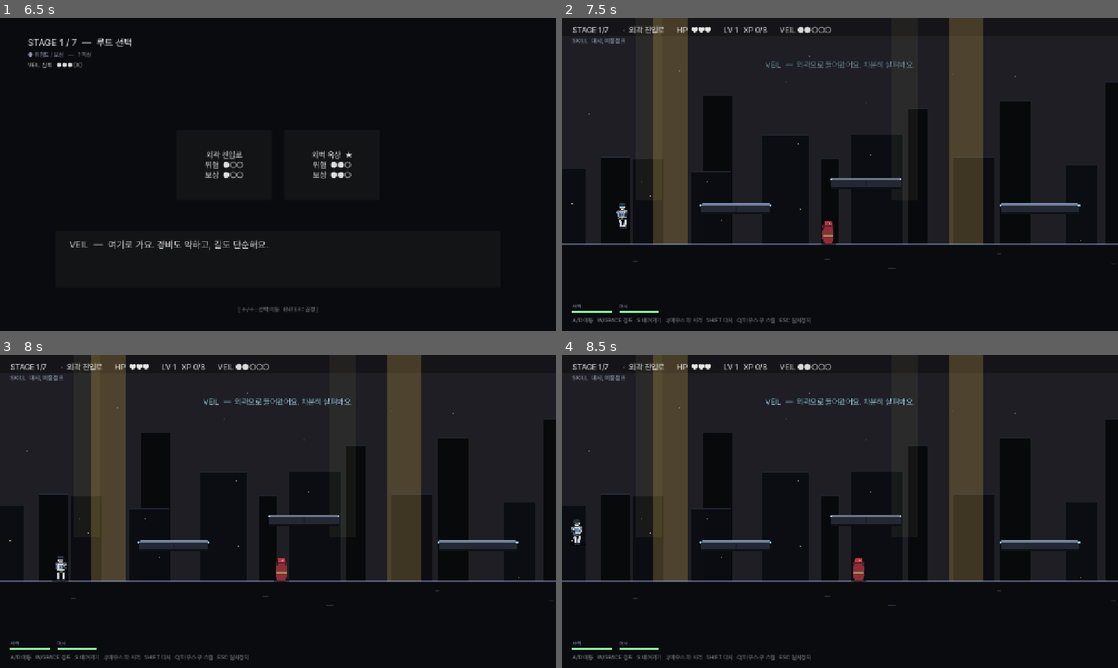
Above: before the commit, frames 1-4 (two rows, left to right).
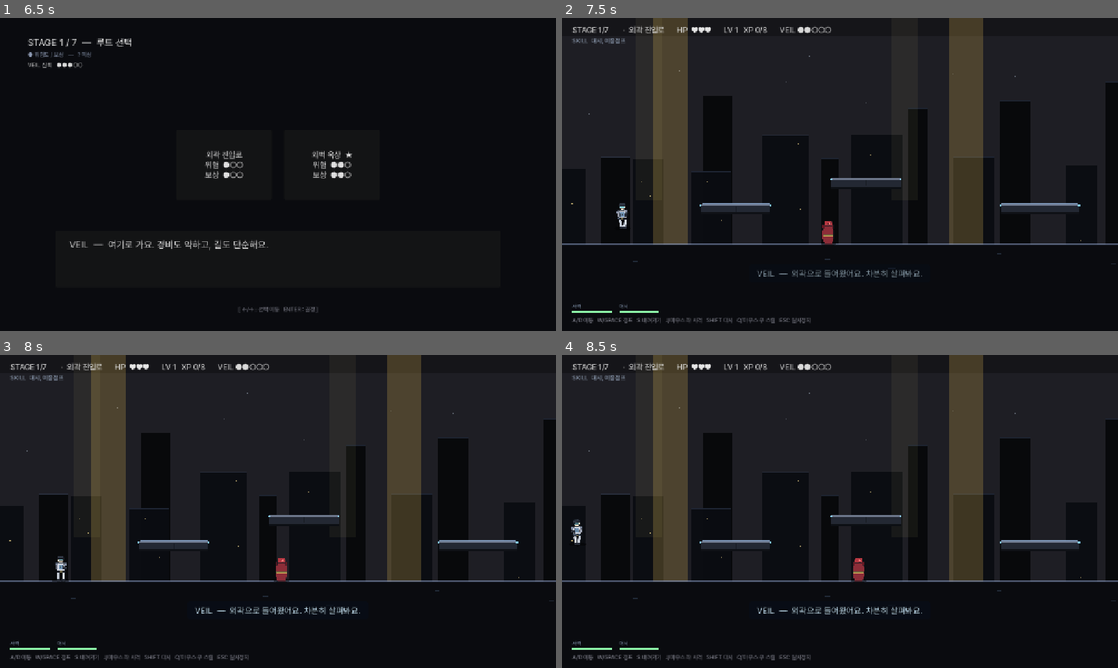
Above: after the commit, the same moments.

Repository: soomin007/EyesOnYou
Game: Godot game, scene res://scenes/main.tscn
Two runs of this game, one before a commit and one after it. Both use one fixed random seed, a clock stepped at 60 frames per second and the inputs below.
Inputs (mouse positions are in pixels of both pictures, inside the frame that each line leads up to):
- Up to frame 1 (6.5 s): click "게임 시작" at 0.5 s; click "일반 모드" at 1.25 s; click "바로 시작" at 2 s; tap Enter (ui_accept) at 2.75, 4.25, 5.75 s; move the mouse to (400, 158) at 2.77 s; press the mouse at (400, 158) at 2.78 s; hold D (move_right) 2.78-4.28 s; tap W (jump) at 3.02, 3.77, 5.27, 6.02 s; move the mouse to (166, 190) at 3.52 s; release the mouse at (166, 190) at 3.53 s; tap Shift (dash) at 3.6 s; move the mouse to (333, 105) at 4.27 s; hold A (move_left) 4.28-5.03 s; tap Q at 4.35 s; move the mouse to (250, 237) at 5.02 s; hold D (move_right) from 5.03 s (still down); tap E at 5.1 s; click (250, 237) at 5.17 s; move the mouse to (444, 221) at 5.77 s; tap Space at 5.85 s
- Up to frame 2 (7.5 s): release D (move_right) at 6.5 s; click "외곽 진입로 위험 ●○○ 보상 ●○○" at 6.5 s; click "확인" at 7.25 s
- Up to frame 3 (8 s): no input
- Up to frame 4 (8.5 s): move the mouse to (673, 464) at 8.02 s; hold A (move_left) from 8.03 s (still down); tap J at 8.1 s; tap W (jump) at 8.27 s

Frame 1 is identical in both runs. In frame 2, 0.6% of the frame differs, in the area x 35-65%, y 13-83%; in frame 3, 0.7%; in frame 4, 0.7%.

Commit message:
fix(playtest): 보스 자폭 무적 · 설정창 포커스 · VEIL 자막 가시성
- BossSentinel: 자폭 카운트다운 중 무적(take_damage 조기 return) — 잔탄에
  즉사해 자폭 시퀀스가 안 보이던 문제 해결. 처치는 카운트다운 종료 →
  _detonate → _die로만. HP_SELF_DESTRUCT 1→5(스토리 2), 동시 즉사 방지 버퍼.
- Settings: 탭 전환 시 새 탭 첫 컨트롤로 포커스 이동 — 디버그/AV/접근성 탭
  키보드 네비 복구 + 뒤 메뉴 입력 누수 차단(_process 포커스 가드).
- Stage: VEIL 자막 상단→하단 중앙 재배치 + 반투명 pill 배경 + 폰트 20.

Co-Authored-By: Claude Opus 4.8 (1M context) <noreply@anthropic.com>

Diff:
--- a/scripts/BossSentinel.gd
+++ b/scripts/BossSentinel.gd
@@ -14,7 +14,8 @@
 const HP_MAX: int = 24
 const HP_PHASE2: int = 16  # 이 값 이하 들어오면 P2
 const HP_PHASE3: int = 8   # 이 값 이하 들어오면 P3
-const HP_SELF_DESTRUCT: int = 1  # 이 값 이하 시 자폭 카운트다운 시작
+const HP_SELF_DESTRUCT: int = 5  # 이 값 이하 시 자폭 카운트다운 시작 (버퍼 — 잔탄에 즉사 방지, 자폭 시퀀스 보장)
+const HP_SELF_DESTRUCT_STORY: int = 2  # 스토리 보스(HP 8)는 더 낮게 — 충분히 싸운 뒤 자폭
 # 스토리 모드 — P2/P3 스킵, 자폭 트리거까지 짧게.
 const HP_MAX_STORY: int = 8
 const PHASE_FREEZE_DURATION: float = 1.2  # 페이즈 전환 시 정지 + 무적 시간
@@ -298,20 +299,27 @@
 	# 페이즈 전환 동안은 무적 — 플레이어가 페이즈 연출을 인지할 시간 보장.
 	if phase_freeze_t > 0.0:
 		return
+	# 자폭 카운트다운 중에는 무적 — 이미 날아오던 총알/연사에 즉사시키지 않고 자폭 시퀀스를
+	# 끝까지 보여준다. (이전엔 자폭 진입 직후 잔탄에 맞아 카운트다운이 안 보이고 바로 처치되던
+	# 문제 — 사용자 보고. 처치는 카운트다운 종료 → _detonate → _die로만 일어남.)
+	if self_destruct_active:
+		return
 	hp = max(0, hp - amount)
 	_flash_hit()
 	if hp > 0:
 		SfxPlayer.play_at("boss_hurt", global_position)
 	# 페이즈 전환 검사 — 자폭 진입 후에는 페이즈 재전환 안 함.
-	if not story_simplified and not self_destruct_active:
+	if not story_simplified:
 		if phase < 2 and hp <= HP_PHASE2:
 			_transition_to(2)
 		elif phase < 3 and hp <= HP_PHASE3:
 			_transition_to(3)
-	# 자폭 트리거 (HP 1 이하) — 이미 진행 중이면 재진입 안 함.
-	if not self_destruct_active and hp <= HP_SELF_DESTRUCT:
+	# 자폭 트리거 — HP 임계 이하로 떨어지면 카운트다운 시작. 버퍼(HP_SELF_DESTRUCT)를 둬
+	# 트리거와 동시에 hp가 0이 되어 즉사하는 걸 방지. 진입하면 위 무적으로 항상 끝까지 자폭한다.
+	var sd_threshold: int = HP_SELF_DESTRUCT_STORY if story_simplified else HP_SELF_DESTRUCT
+	if hp <= sd_threshold:
 		_arm_self_destruct()
-	# 자폭 중 마지막 hp 깎이면 disarm 처치 — _die가 self_destruct_t < SELF_DESTRUCT_TIME 보고 알아서 분기.
+		return
 	if hp <= 0:
 		_die()
 
@@ -459,16 +467,13 @@
 	# 자폭으로 사망 처리
 	_die()
 
-# 플레이어가 자폭 카운트다운 안에 보스를 처치하면 _die가 호출되며 정상 클리어.
+# 자폭 진입 후에는 보스가 무적(take_damage 무시)이라, 처치는 카운트다운 종료 → _detonate → _die로만
+# 일어난다. 즉 _die 도달 시 항상 자폭 폭발이 끝난 상태. (이전엔 카운트다운 중 처치로 disarm되는
+# 경로가 있었으나, 잔탄에 자폭이 안 보이고 즉사하던 문제로 제거 — 사용자 보고.)
 func _die() -> void:
 	if dead:
 		return
 	dead = true
-	# 자폭 카운트다운 중에 처치 → 알람 해제 사운드. 자폭 폭발 후 _die면 disarm 부적절.
-	# self_destruct_t == 0이면 _arm 직후 즉사한 케이스, t < SELF_DESTRUCT_TIME이면 카운트다운 중.
-	# _detonate에서 _die가 호출되는 경우엔 t >= SELF_DESTRUCT_TIME이라 자동으로 분기됨.
-	if self_destruct_active and self_destruct_t < SELF_DESTRUCT_TIME:
-		SfxPlayer.play_at("boss_self_destruct_disarm", global_position)
 	SfxPlayer.play_at("boss_death", global_position)
 	# 보스가 죽으면 소환된 잔당도 함께 정리 — ARENA에 잔존 적이 남아 클리어 흐름이 어색해지는 것 방지.
 	for m in summoned_minions:
--- a/scripts/Settings.gd
+++ b/scripts/Settings.gd
@@ -628,6 +628,13 @@
 	# 위/아래 hold 연속 이동 — Godot 기본 ui_up/down은 echo로 자동 반복되지 않음.
 	if capturing_action != "":
 		return
+	# 포커스 가드 — 포커스가 설정창 밖(뒤 메뉴 버튼 등)으로 새면 즉시 현재 탭으로 회수.
+	# (사용자 보고: 설정창이 떠 있는데 뒤 메뉴가 선택되던 누수.) focus가 null인 경우는
+	# 진입 직후 arm_focus_with_delay의 1초 락아웃이라 건드리지 않는다.
+	var fo: Control = get_viewport().gui_get_focus_owner()
+	if fo != null and not is_ancestor_of(fo):
+		_focus_first_in_current_tab()
+		return
 	var new_dir: int = 0
 	if Input.is_action_pressed("ui_up"):
 		new_dir = -1
@@ -655,6 +662,29 @@
 	var nb: Control = ctrl.find_valid_focus_neighbor(side)
 	if nb != null:
 		nb.grab_focus()
+
+# 현재 탭의 첫 조작 가능한 컨트롤로 포커스를 옮긴다. 탭 전환(Q/E) 직후 호출 — 안 그러면
+# 포커스가 이전 탭(숨겨진 키바인드 버튼 등)에 남아 키보드 네비가 안 되고 뒤 메뉴로 새어나간다.
+func _focus_first_in_current_tab() -> void:
+	if tabs == null:
+		return
+	var content: Control = tabs.get_current_tab_control()
+	if content == null:
+		return
+	var target: Control = _first_focusable(content)
+	if target != null:
+		target.grab_focus()
+
+func _first_focusable(node: Node) -> Control:
+	if node is Control:
+		var c: Control = node as Control
+		if c.visible and c.focus_mode != Control.FOCUS_NONE and not (c is Button and (c as Button).disabled):
+			return c
+	for child in node.get_children():
+		var found: Control = _first_focusable(child)
+		if found != null:
+			return found
+	return null
 
 func _input(event: InputEvent) -> void:
 	# 캡쳐 중엔 아래 분기만. 그 외엔 Q/E or LB/RB로 탭 전환 가능.
@@ -678,6 +708,8 @@
 			var n: int = tabs.get_tab_count()
 			if n > 0:
 				tabs.current_tab = (tabs.current_tab + tab_dir + n) % n
+				# 새 탭의 첫 컨트롤로 포커스 이동 — 모든 탭에서 키보드 네비가 되고 포커스가 안 샌다.
+				_focus_first_in_current_tab()
 			get_viewport().set_input_as_handled()
 			return
 	if capturing_action == "":
--- a/scripts/Stage.gd
+++ b/scripts/Stage.gd
@@ -755,16 +755,18 @@
 	_subtitle_stack_layer = CanvasLayer.new()
 	_subtitle_stack_layer.layer = 20
 	add_child(_subtitle_stack_layer)
-	# 화면 폭 전체에 걸쳐 가운데 정렬 — 보스/wide 화면에서 좌측 치우침 방지.
+	# 화면 하단 중앙 — 플레이어가 캐릭터(화면 중앙~하단)를 보는 시선 가까이로. 상단에 두면
+	# 조작 중 인지가 안 된다는 사용자 피드백. 하단 쿨다운 게이지(좌하단) 위쪽 band에 배치.
 	var holder := Control.new()
-	holder.set_anchors_preset(Control.PRESET_TOP_WIDE)
-	holder.offset_top = 96.0
-	holder.offset_bottom = 360.0
+	holder.set_anchors_preset(Control.PRESET_BOTTOM_WIDE)
+	holder.offset_top = -320.0
+	holder.offset_bottom = -112.0
 	holder.mouse_filter = Control.MOUSE_FILTER_IGNORE
 	_subtitle_stack_layer.add_child(holder)
 	_subtitle_stack_box = VBoxContainer.new()
 	_subtitle_stack_box.set_anchors_preset(Control.PRESET_FULL_RECT)
-	_subtitle_stack_box.alignment = BoxContainer.ALIGNMENT_BEGIN
+	# END — 새 대사가 band 하단(시선 가까이)에 붙고 기존 줄은 위로 밀려 쌓인다.
+	_subtitle_stack_box.alignment = BoxContainer.ALIGNMENT_END
 	_subtitle_stack_box.add_theme_constant_override("separation", 6)
 	holder.add_child(_subtitle_stack_box)
 
@@ -774,13 +776,22 @@
 	var l := Label.new()
 	# plain_prefix=true: VEIL-1/VEIL-2 시퀀스(??? 방 등) 끝에 현재 VEIL이 이어 말할 때 시각 일관성용 — em dash 제거.
 	l.text = ("VEIL\n" if plain_prefix else "VEIL  —  ") + message
-	l.add_theme_font_size_override("font_size", 18)
-	l.add_theme_color_override("font_color", Color(0.7, 0.9, 1.0))
+	l.add_theme_font_size_override("font_size", 20)
+	l.add_theme_color_override("font_color", Color(0.80, 0.92, 1.0))
 	l.add_theme_color_override("font_outline_color", Color(0, 0, 0))
 	l.add_theme_constant_override("outline_size", 4)
-	l.size_flags_horizontal = Control.SIZE_EXPAND_FILL
+	# 어두운 반투명 pill 배경 — 게임 화면 위에서 또렷하게(사용자: 대사 인지 안 됨).
+	# 내용 폭만큼만 감싸고 가운데 정렬 (SHRINK_CENTER).
+	var sb := StyleBoxFlat.new()
+	sb.bg_color = Color(0.03, 0.05, 0.09, 0.82)
+	sb.set_corner_radius_all(7)
+	sb.content_margin_left = 18.0
+	sb.content_margin_right = 18.0
+	sb.content_margin_top = 8.0
+	sb.content_margin_bottom = 8.0
+	l.add_theme_stylebox_override("normal", sb)
+	l.size_flags_horizontal = Control.SIZE_SHRINK_CENTER
 	l.horizontal_alignment = HORIZONTAL_ALIGNMENT_CENTER
-	l.autowrap_mode = TextServer.AUTOWRAP_WORD_SMART
 	l.modulate.a = 0.0
 	_subtitle_stack_box.add_child(l)
 	var tw := l.create_tween()
Not shown, changed: session_logs/2026-06-07.md
